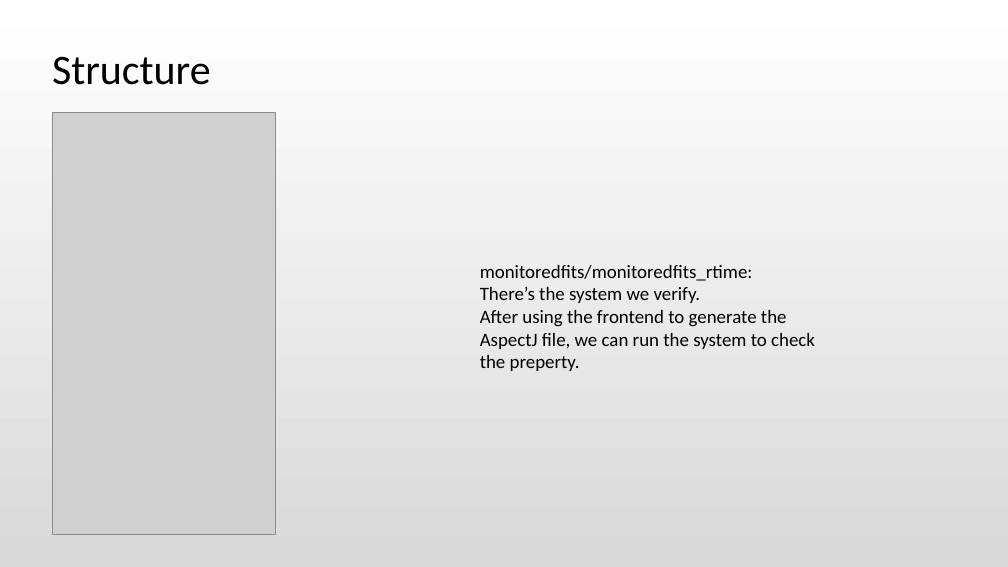
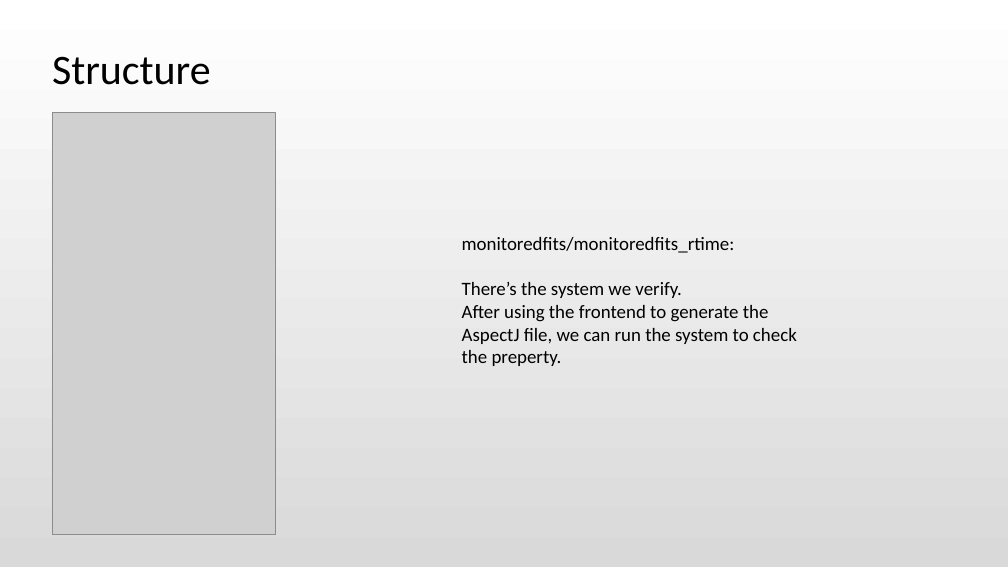
Before and after one commit to IrisesD/RV-Java-prototype, a slide deck: slide 3 of doc/Demo Slides.pptx. Drawn at 1008x567 pixels with LibreOffice and Linux fonts; fonts in the diff are those of the drawing; grey boxes stand for pictures. Boxes give left, top, right and bottom in pixels: in the first picture for what was removed or moved away, otherwise in the second. Text is boxed around its words. In the diff, an @@ line names an element or a change of style, - is before the commit and + after.

```diff
--- a/doc/Demo Slides.pptx
+++ b/doc/Demo Slides.pptx
@@ text "monitoredfits/monitoredfits_rtime:" rewrapped from (x1=480, y1=265, x2=815, y2=371) to (x1=462, y1=237, x2=797, y2=366) @@
```
Also in this commit, not shown: 1 other slide changed, 3 slides added, 1 other file.
